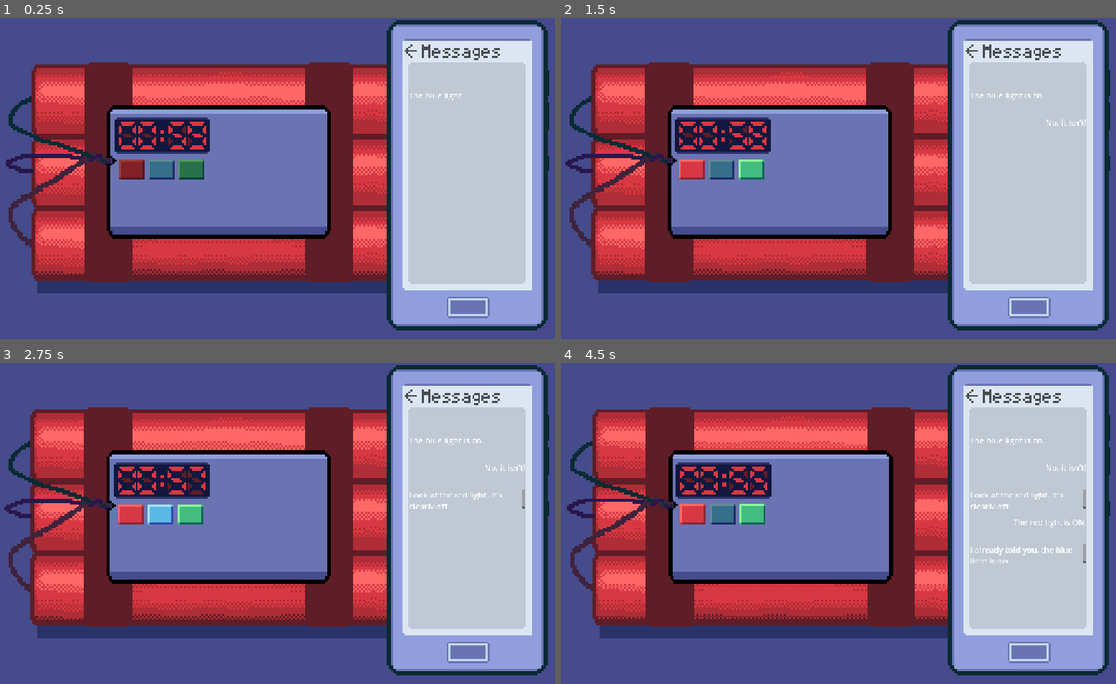
Above: before the commit, frames 1-4 (two rows, left to right).
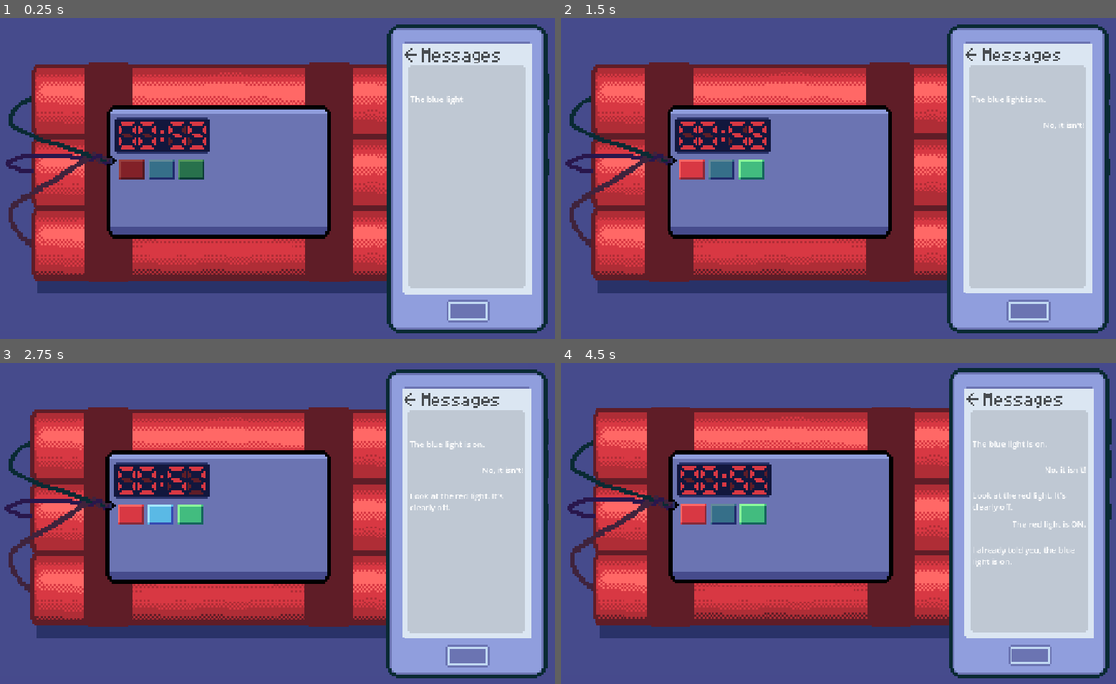
Above: after the commit, the same moments.

Repository: Mr-Excoem/brackeys-jam-2026-2
Game: Godot game, scene res://main.tscn
Same seed, same stepped clock (60 frames per second), same inputs: the game is played once before the commit and once after it.
Inputs (mouse positions are in pixels of both pictures, inside the frame that each line leads up to):
- Up to frame 1 (0.25 s): no input
- Up to frame 2 (1.5 s): click (694, 168) at 0.5 s; click (749, 168) at 1.25 s
- Up to frame 3 (2.75 s): click (160, 513) at 2 s
- Up to frame 4 (4.5 s): tap Enter at 2.75, 4.25 s; move the mouse to (1027, 417) at 2.77 s; hold Right 2.78-3.53 s; tap Alt at 2.85, 4.35 s; click (1027, 417) at 2.92 s; tap Space at 3.5 s; move the mouse to (1027, 443) at 3.52 s; hold Down 3.53-4.28 s; tap Shift at 3.6 s; click (1027, 443) at 3.67 s; move the mouse to (1027, 472) at 4.27 s; hold Right from 4.28 s (still down); click (1027, 472) at 4.42 s

The runs differ from the first frame. In frame 1, 3.5% of the frame differs, in the area x 69-99%, y 0-99%; in frame 2, 5.0%; in frame 3, 5.6%; in frame 4, 7.3%, in the area x 1-100%, y 0-99%.

Commit message:
Made some changes on the phone text

Diff:
--- a/brackeys-2026/main.gd
+++ b/brackeys-2026/main.gd
@@ -84,7 +84,7 @@
 
 	#move the canva according to mouse movation
 	#and after game finished (bomb solved or exploded) this effect disappear
-	position = MouseParallax.relative_position*2
+	position = MouseParallax.relative_position*3
 
 
 func check_solution():
--- a/brackeys-2026/main.tscn
+++ b/brackeys-2026/main.tscn
@@ -19,30 +19,31 @@
 [node name="Bomb" parent="." unique_id=496275372 instance=ExtResource("2_0xm2m")]
 position = Vector2(460, 311)
 
-[node name="Phone" type="Node" parent="." unique_id=1693356803]
+[node name="Phone" type="Node2D" parent="." unique_id=312161101]
+position = Vector2(955, 324)
 
 [node name="PhoneScreen" type="Sprite2D" parent="Phone" unique_id=1556806289]
-position = Vector2(955, 317)
 scale = Vector2(4, 4)
 texture = ExtResource("4_1bvp3")
 
 [node name="PhoneBorder" type="Sprite2D" parent="Phone" unique_id=416484582]
-position = Vector2(955, 317)
 scale = Vector2(4, 4)
 texture = ExtResource("5_lquwl")
 
 [node name="ChatScroll" type="ScrollContainer" parent="Phone" unique_id=1076664663]
-custom_minimum_size = Vector2(235, 447)
-offset_left = 838.0
-offset_top = 89.0
-offset_right = 1073.0
-offset_bottom = 536.0
+custom_minimum_size = Vector2(228, 440)
+offset_left = -114.0
+offset_top = -224.0
+offset_right = 114.0
+offset_bottom = 216.0
 horizontal_scroll_mode = 0
+vertical_scroll_mode = 3
 
 [node name="ChatMessages" type="VBoxContainer" parent="Phone/ChatScroll" unique_id=1784019997]
-custom_minimum_size = Vector2(235, 46)
+custom_minimum_size = Vector2(228, 50)
 layout_mode = 2
-theme_override_constants/separation = 15
+theme_override_constants/separation = 12
 
 [node name="ChatMessage" parent="Phone/ChatScroll/ChatMessages" unique_id=147617668 instance=ExtResource("6_7mycd")]
 layout_mode = 2
+fit_content = true
--- a/brackeys-2026/scenes/ChatMessage.tscn
+++ b/brackeys-2026/scenes/ChatMessage.tscn
@@ -5,4 +5,5 @@
 [node name="ChatMessage" type="RichTextLabel" unique_id=147617668]
 custom_minimum_size = Vector2(0, 40)
 text = "Message"
+fit_content = true
 script = ExtResource("1_n3w1u")
